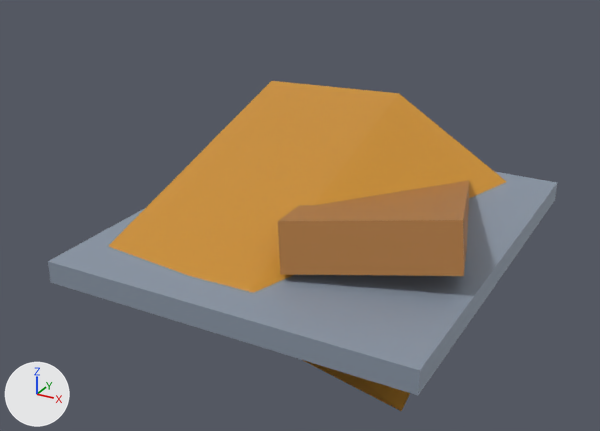
Renders of the glTF model assets/models/hart-barn-wreck.glb from each side of a commit.
Rendered twice from a 50 mm lens placed at (11.19, -22.36, 11.73), pointed at (-0.66, -0.81, 0.95). The lights are fixed; the arrows at lower left show +X, +Y and +Z. The first picture is the older version. Vertices at exactly the same position are counted once.

Script lines for the objects in view, before the commit:
```python
me_modelmesh = bpy.data.meshes.new('ModelMesh')
me_modelmesh.from_pydata(...)  # 22 vertices, 32 faces; spans x -5.8..5.8, y -6.8..6.8, z -2.35..3.68
me_modelmesh.materials.append(mat_defaultvertexcolormaterial)
# before: 8 (-4.93, -5.58, 0.59), 9 (4.58, -4.58, -2.35) at pixel (401, 411), 10 (0.39, -5.52, 0.77) at pixel (250, 290), 13 (0.17, 5.08, 3.68) at pixel (398, 93)
ob_root = bpy.data.objects.new('Root', me_modelmesh)
ob_root.location = (0.0, 0.0, 0.0)
```
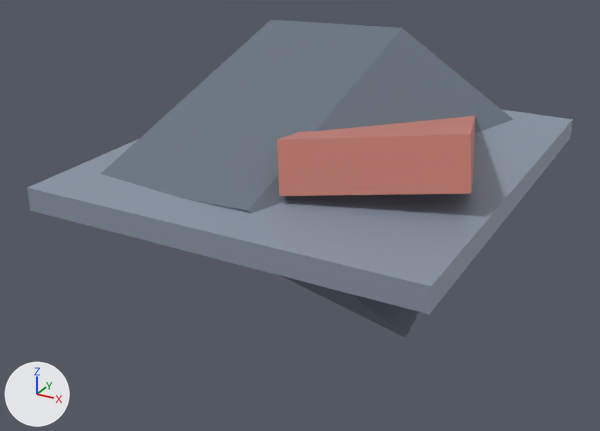
What differs and where, as boxes [x1, y1, x2, y2] in the pictures (600 x 431 px; the box of a moved part takes in the faces that stretch with it):
'Root', reshaped (7% wider)
    before: [48, 81, 557, 411]
    after: [27, 20, 573, 338]
part 1 of me_modelmesh, moved or reshaped
    before: [278, 180, 469, 276]
    after: [277, 116, 475, 196]
part 2 of me_modelmesh, moved or reshaped
    before: [48, 81, 557, 411]
    after: [27, 20, 573, 338]
part 3 of me_modelmesh, recoloured
    before: [113, 94, 469, 410]
    after: [106, 29, 475, 337]

The change, as a diff of the scene's bpy script:
```diff
--- a/assets/models/hart-barn-wreck.glb.py
+++ b/assets/models/hart-barn-wreck.glb.py
@@ me_modelmesh @@
 # used by ob_root; location = (0.0, 0.0, 0.0)
-me_modelmesh.from_pydata(...)  # 22 vertices, 32 faces; spans x -5.8..5.8, y -6.8..6.8, z -2.35..3.68
-me_modelmesh.vertices[0].co = (-5.8, -6.8, 0.0)  # pixel (50, 282)
-me_modelmesh.vertices[1].co = (5.8, -6.8, 0.0)  # pixel (418, 395)
-me_modelmesh.vertices[2].co = (5.8, -6.8, 0.7)  # pixel (419, 370)
-me_modelmesh.vertices[3].co = (-5.8, -6.8, 0.7)  # pixel (47, 261)
-me_modelmesh.vertices[4].co = (5.8, 6.8, 0.0)  # pixel (555, 200)
-me_modelmesh.vertices[5].co = (-5.8, 6.8, 0.0)
-me_modelmesh.vertices[6].co = (-5.8, 6.8, 0.7)
-me_modelmesh.vertices[7].co = (5.8, 6.8, 0.7)  # pixel (557, 182)
-me_modelmesh.vertices[11].co = (-5.14, 5.02, 3.5)  # pixel (271, 80)
-me_modelmesh.vertices[12].co = (4.37, 6.02, 0.56)
+me_modelmesh.from_pydata(...)  # 22 vertices, 32 faces; spans x -6.0..6.0, y -7.0..7.0, z 0.0..6.04
+# me_modelmesh part 1: the loose piece of 8 vertices spanning x -1.57..5.57, y -4.63..4.63, z -0.87..2.87 is moved by (0.0, 0.0, 2.35)
+# me_modelmesh part 2
+for i in [8, 9, 10, 13]: me_modelmesh.vertices[i].co += Vector((0.0, 0.0, 2.35))
+me_modelmesh.vertices[0].co = (-6.0, -7.0, 2.35)  # pixel (30, 210)
+me_modelmesh.vertices[1].co = (6.0, -7.0, 2.35)  # pixel (429, 314)
+me_modelmesh.vertices[2].co = (6.0, -7.0, 3.05)  # pixel (431, 286)
+me_modelmesh.vertices[3].co = (-6.0, -7.0, 3.05)  # pixel (27, 187)
+me_modelmesh.vertices[4].co = (6.0, 7.0, 2.35)  # pixel (570, 138)
+me_modelmesh.vertices[5].co = (-6.0, 7.0, 2.35)
+me_modelmesh.vertices[6].co = (-6.0, 7.0, 3.05)
+me_modelmesh.vertices[7].co = (6.0, 7.0, 3.05)  # pixel (572, 119)
+me_modelmesh.vertices[11].co = (4.37, 6.02, 2.91)
+me_modelmesh.vertices[12].co = (-5.14, 5.02, 5.85)  # pixel (270, 19)
+# me_modelmesh part 3: 16 kept faces spanning x -5.14..5.57, y -5.58..6.02, z 0.0..6.04 get new vertex colours; the middle colour goes from orange #b67e45 to pink #d2867a
 me_modelmesh.materials.append(mat_defaultvertexcolormaterial)
```
